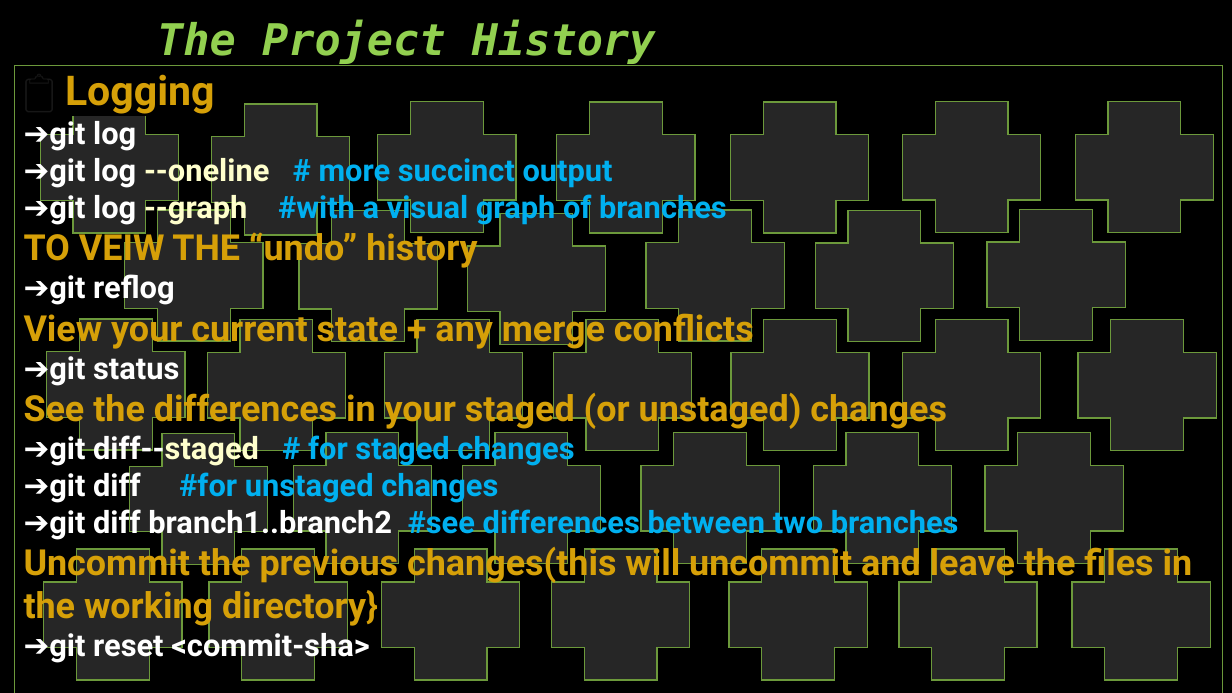
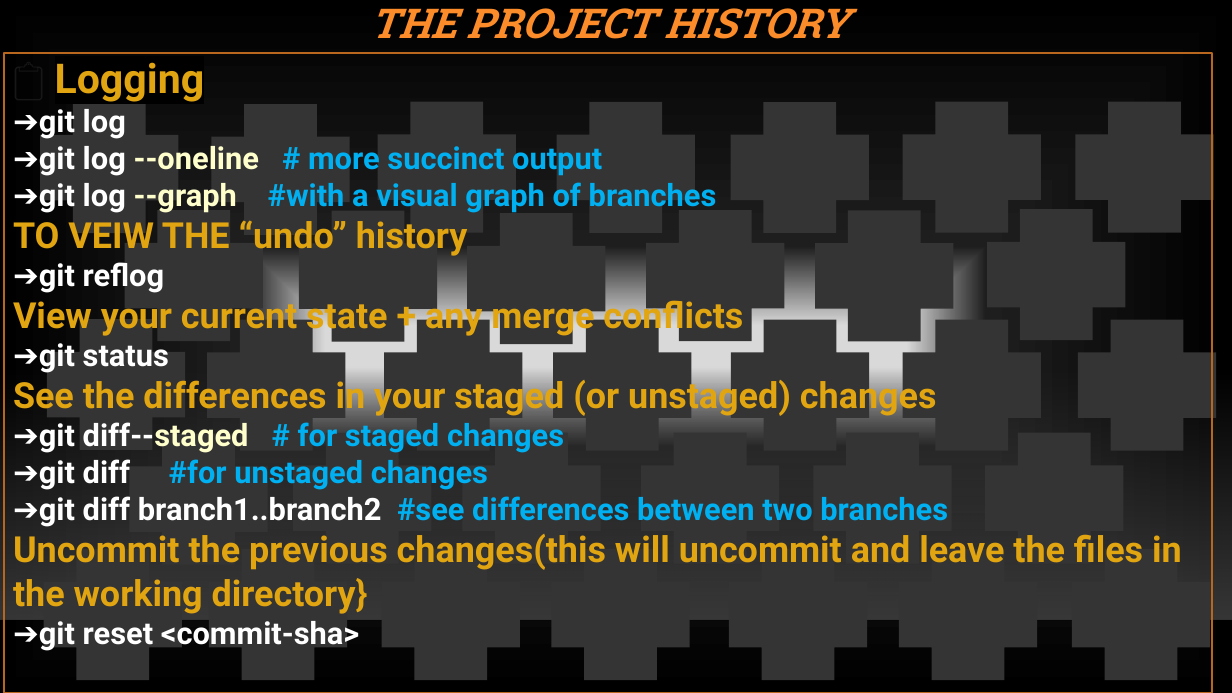
Before and after one commit to gwydion67/KOSS-presentation, a slide deck: slide 7 of New Git Concepts.pptx. Drawn at 1232x693 pixels with LibreOffice and Linux fonts; fonts in the diff are those of the drawing; background and template pictures are left out. Boxes give left, top, right and bottom in pixels: in the first picture for what was removed or moved away, otherwise in the second. Text is boxed around its words. In the diff, an @@ line names an element or a change of style, - is before the commit and + after.

```diff
--- a/New Git Concepts.pptx
+++ b/New Git Concepts.pptx
@@ background #000000 to gradient #D9D9D9 to #1E1E1E to #000000 @@
@@ title "THE PROJECT HISTORY" at (371, 8, 849, 39): vertical alignment bottom to middle @@
@@ title at (371, 8, 849, 39): text changed; size 34 to 32 pt; font DejaVu Sans Mono to Roboto Slab; text colour #92D050 to #FB8C29 @@
-The Project History
+THE PROJECT HISTORY
@@ rectangle "📋 Logging": place and size @@
-rectangle "📋 Logging" at (15, 66, 1223, 693)
+rectangle "📋 Logging" at (4, 53, 1212, 693)
@@ rectangle "📋 Logging" at (4, 53, 1212, 693): outline #6C9A3B 1 pt to #BA681E 1.25 pt @@
@@ text in rectangle at (13, 62, 1182, 614): text colour #D6A008 to #E1A511 in "Logging", "TO VEIW THE “undo” history", "View your current state + any merge ...", "See the differences in your staged (or ..." and 1 more places @@
@@ fill #262626 to #343434; outline #6C9A3B 1 pt to none in 33 elements at (731, 320, 870, 451), (731, 102, 870, 233), (899, 549, 1038, 680), (813, 433, 952, 564), (815, 211, 954, 342), (903, 102, 1042, 233), (903, 320, 1042, 451), (1072, 549, 1211, 680), (985, 433, 1124, 564), (1079, 320, 1217, 451), (987, 209, 1126, 340), (1076, 102, 1214, 233), (125, 210, 263, 341), (378, 102, 517, 233), (382, 549, 520, 680), (384, 320, 523, 451), (468, 213, 606, 345), (556, 102, 695, 233), (554, 320, 692, 451), (646, 210, 785, 341), (462, 433, 601, 564), (552, 549, 690, 680), (729, 549, 868, 680), (641, 433, 780, 564), (47, 319, 186, 450), (212, 104, 350, 236), (41, 102, 179, 233), (207, 320, 346, 451), (129, 433, 268, 565), (43, 549, 182, 680), (209, 549, 348, 680), (293, 433, 432, 564), (299, 211, 438, 342) @@
@@ rectangle added at (0, 366, 1232, 619), fill gradient #454545 @@
@@ line added from (0, 620) to (1232, 620), #000001 1 pt @@
```
Also in this commit, not shown: 9 other slides changed, 6 slides added, 6 slides removed.
